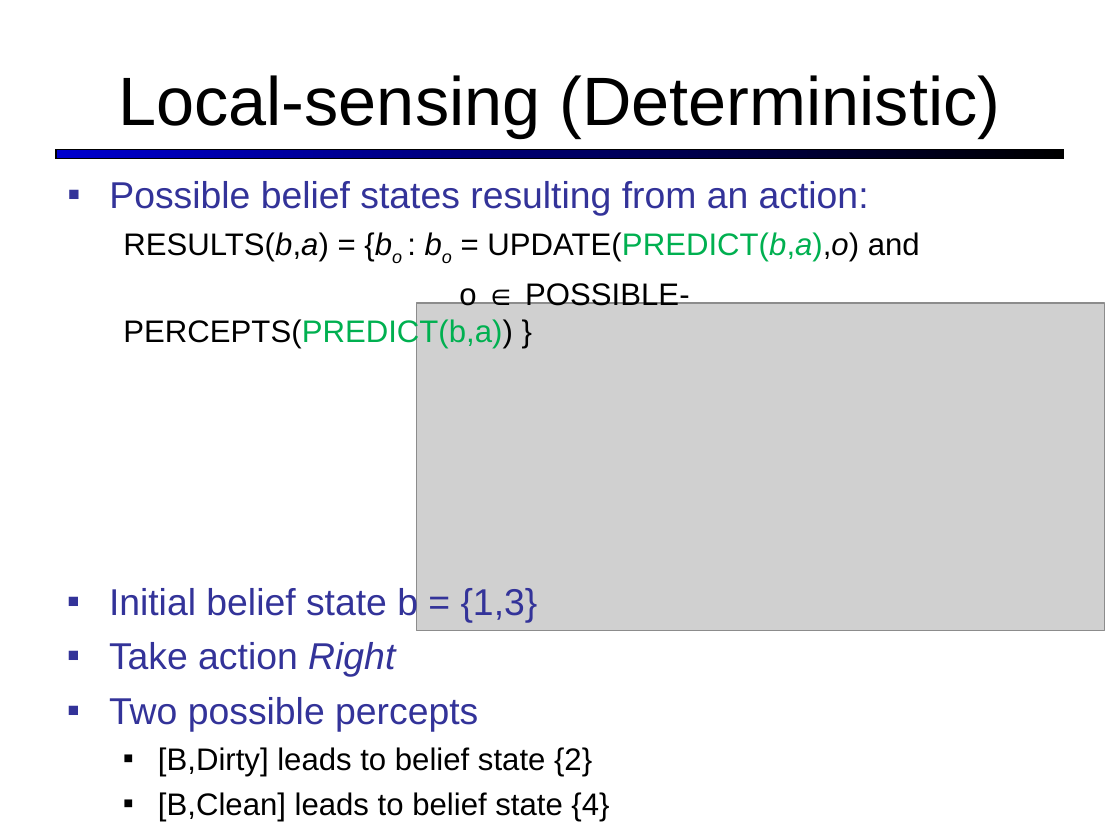
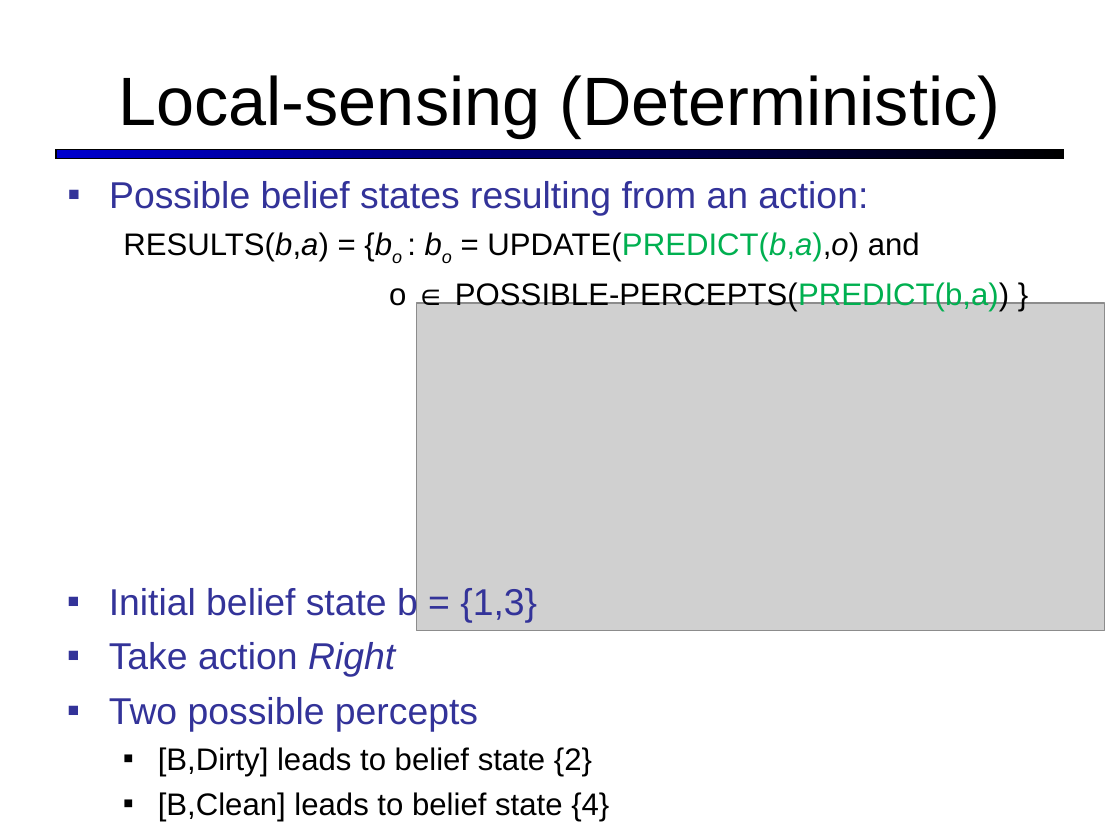
Before and after one commit to ProfessorX/CIS604, a slide deck: slide 32 of Notes/search_nonclassical.ppt. Drawn at 1120x840 pixels with LibreOffice and Linux fonts; fonts in the diff are those of the drawing; grey boxes stand for pictures. Boxes give left, top, right and bottom in pixels: in the first picture for what was removed or moved away, otherwise in the second. Text is boxed around its words. In the diff, an @@ line names an element or a change of style, - is before the commit and + after.

```diff
--- a/Notes/search_nonclassical.ppt
+++ b/Notes/search_nonclassical.ppt
@@ text "Possible belief states resulting from ..." at (109, 181, 1009, 311): indent changed @@
```
Also in this commit, not shown: 30 other slides changed, 12 other files.
